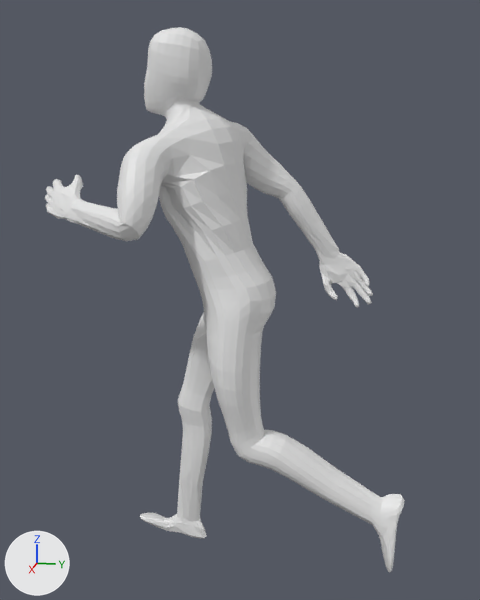
One commit to the Blender file Male.blend: the scene before it, then after it.
Camera for both pictures: a 50 mm lens placed at (2.145, 0.451, 1.545), pointed at (-0.044, 0.013, 0.998). Every picture has the same lights, and +X, +Y and +Z are marked at lower left. Both versions are drawn at frame 20 of the action 'Run'; the numbers are the values there.
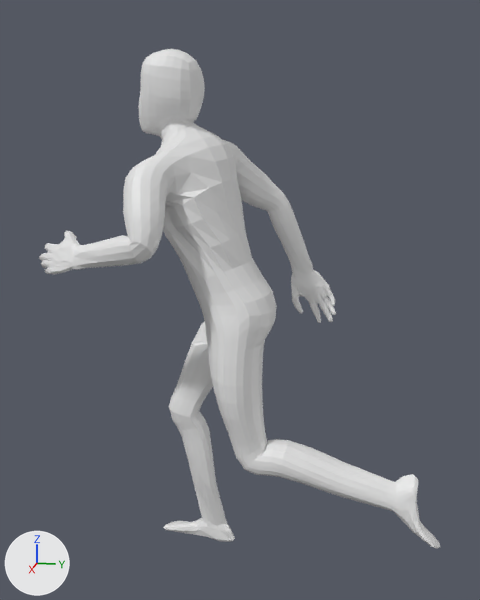
Changed parts and their boxes (x1, y1, x2, y2) in the pictures (480 x 600 px):
'Cube', posed (11% wider, 8% shorter)
    before: (45, 27, 405, 573)
    after: (39, 49, 440, 549)

The change in detail:
Bone 'torso' (bone_torso) moves from (-0.014, -0.003, -0.067) to (-0.028, -0.003, -0.121).
Bone 'torso' (bone_torso) turns from (10, -2, 8) to (12, -1, 6) degrees about its own x, y and z.
Bone 'chest' (bone_chest) turns from (3, -2, -13) to (3, -2, -10) degrees about its own x, y and z.
Bone 'spine_fk.003' (bone_spine_fk_003) turns from (0, -9, -2) to (0, -7, -2) degrees about its own x, y and z.
Bone 'upper_arm_fk.L' (bone_upper_arm_fk_l) turns from (-1, -45, -7) to (-3, -13, -10) degrees about its own x, y and z.
Bone 'forearm_fk.L' (bone_forearm_fk_l) turns from (91, 0, 0) to (75, -21, 18) degrees about its own x, y and z.
Bone 'hand_fk.L' (bone_hand_fk_l) turns from (12, 27, -2) to (9, 14, -4) degrees about its own x, y and z.
Bone 'upper_arm_fk.R' (bone_upper_arm_fk_r) turns from (-23, -33, 53) to (-22, -25, 43) degrees about its own x, y and z.
Bone 'forearm_fk.R' (bone_forearm_fk_r) turns from (16, 0, 0) to (27, 10, 0) degrees about its own x, y and z.
Bone 'hand_fk.R' (bone_hand_fk_r) turns from (-2, 6, 19) to (-7, -8, 17) degrees about its own x, y and z.
Bone 'shoulder.L' (bone_shoulder_l) moves from (0.037, -0.022, 0.02) to (0.033, -0.019, 0.018).
Bone 'shoulder.L' (bone_shoulder_l) turns from (-18, 12, -20) to (-18, 11, -18) degrees about its own x, y and z.
Bone 'shoulder.R' (bone_shoulder_r) moves from (0.0, 0.0, 0.0) to (-0.004, -0.003, 0.002).
Bone 'shoulder.R' (bone_shoulder_r) turns from (-13, -8, 0) to (-14, -8, 2) degrees about its own x, y and z.
Bone 'foot_ik.L' (bone_foot_ik_l) moves from (0.0, 0.401, 0.241) to (0.006, 0.45, 0.302).
Bone 'foot_ik.L' (bone_foot_ik_l) turns from (83, 0, 0) to (99, 0, 0) degrees about its own x, y and z.
Bone 'toe_ik.L' (bone_toe_ik_l) turns from (0, 0, 0) to (-31, 0, 0) degrees about its own x, y and z.
Bone 'foot_ik.R' (bone_foot_ik_r) moves from (-0.048, -0.298, -0.008) to (-0.043, -0.192, -0.008).
Bone 'foot_ik.R' (bone_foot_ik_r) turns from (0, -1, 2) to (0, 0, 1) degrees about its own x, y and z.
Bone 'toe_ik.R' (bone_toe_ik_r) turns from (30, -1, 0) to (10, 0, 0) degrees about its own x, y and z.
